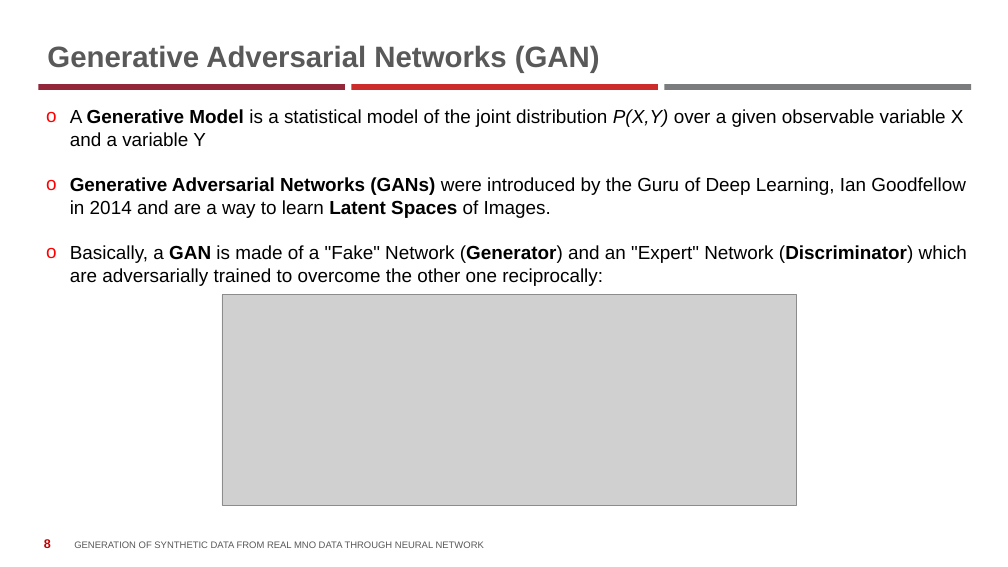
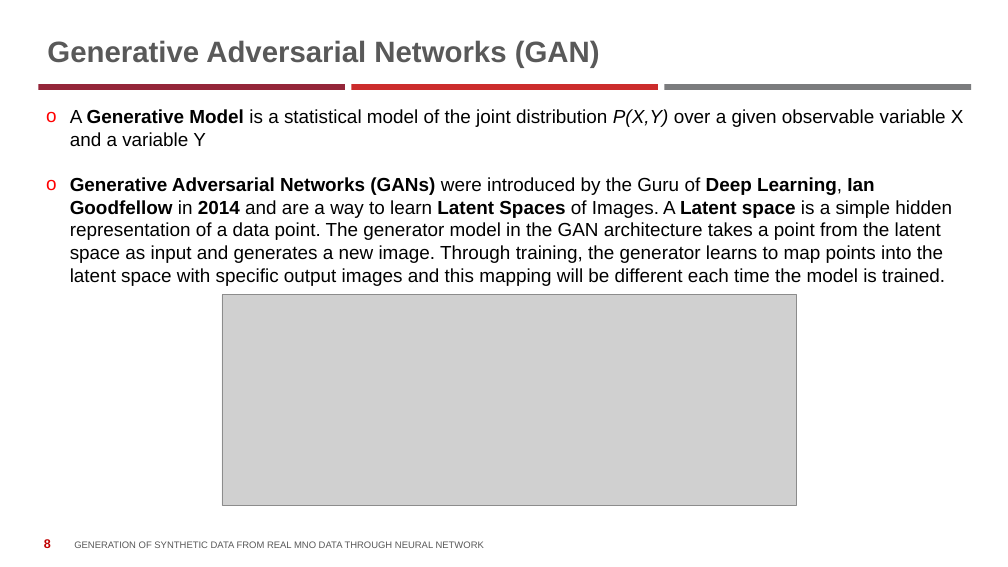
Before and after one commit to istat-methodology/Synthetic_Data, a slide deck: slide 8 of Presentations/Dati Sintetici di telefonia_V2-FUSION.pptx. Drawn at 1008x567 pixels with LibreOffice and Linux fonts; fonts in the diff are those of the drawing; grey boxes stand for pictures; background and template pictures are left out. Boxes give left, top, right and bottom in pixels: in the first picture for what was removed or moved away, otherwise in the second. Text is boxed around its words. In the diff, an @@ line names an element or a change of style, - is before the commit and + after.

```diff
--- a/Presentations/Dati Sintetici di telefonia_V2-FUSION.pptx
+++ b/Presentations/Dati Sintetici di telefonia_V2-FUSION.pptx
@@ title "Generative Adversarial Networks (GAN)": place and size @@
-title "Generative Adversarial Networks (GAN)" at (47, 45, 600, 73)
+title "Generative Adversarial Networks (GAN)" at (47, 40, 600, 68)
@@ text at (70, 177, 952, 286): text changed @@
-o Generative Adversarial Networks (GANs) were introduced by the Guru of Deep Learning, Ian Goodfellow in 2014 and are a way to learn Latent Spaces of Images.
-o Basically, a GAN is made of a "Fake" Network (Generator) and an "Expert" Network (Discriminator) which are adversarially trained to overcome the other one reciprocally:
+o Generative Adversarial Networks (GANs) were introduced by the Guru of Deep Learning, Ian Goodfellow in 2014 and are a way to learn Latent Spaces of Images. A Latent space is a simple hidden representation of a data point. The generator model in the GAN architecture takes a point from the latent space as input and generates a new image. Through training, the generator learns to map points into the latent space with specific output images and this mapping will be different each time the model is trained.
```
Also in this commit, not shown: 5 other slides changed, 2 slides added, 1 other file.
